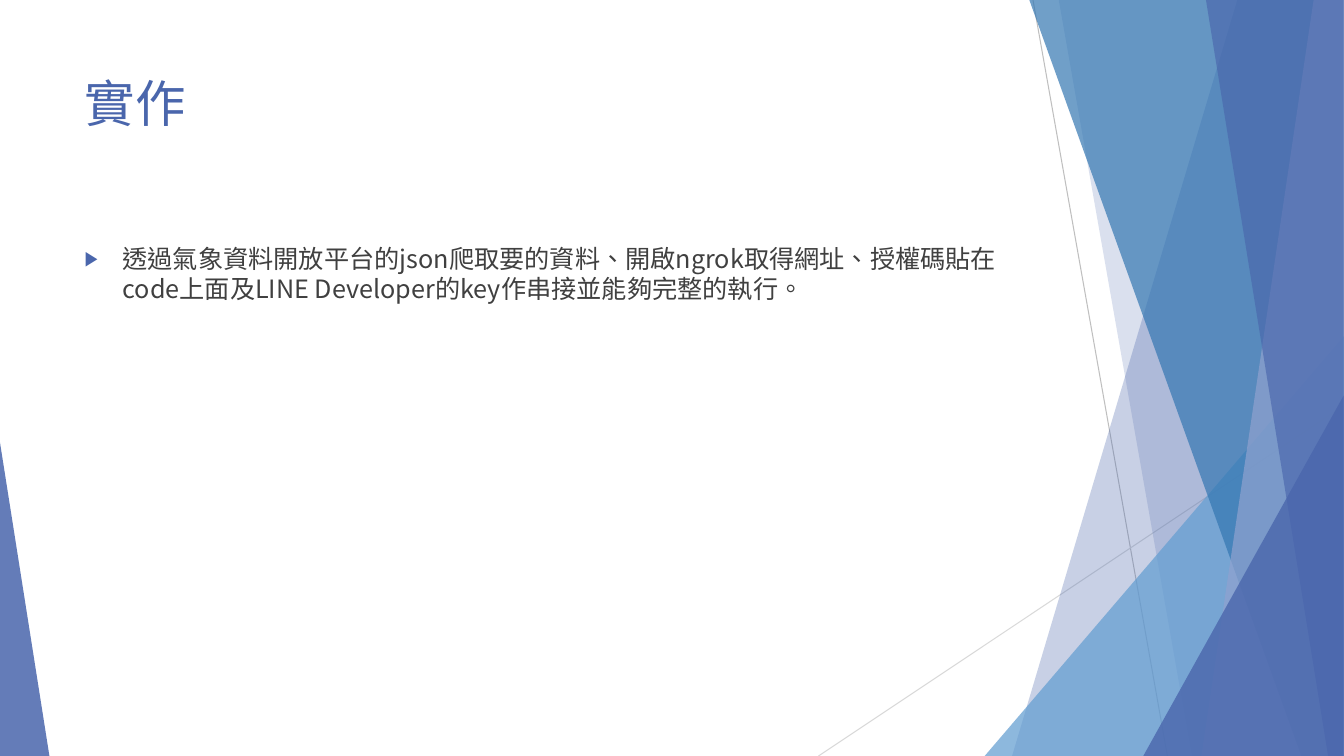
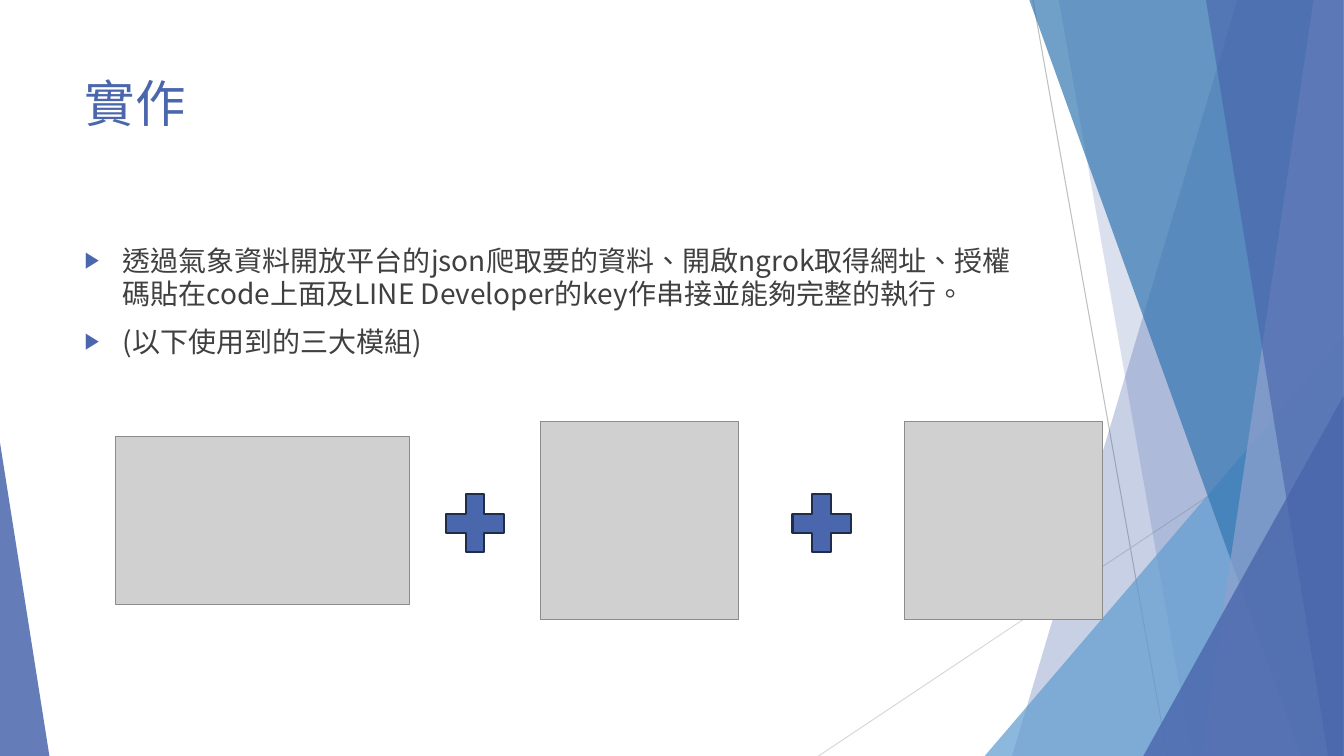
Before and after one commit to LonelyCaesar/line-bot-weather-bot, a slide deck: slide 5 of lineBot氣象小助理.pptx. Drawn at 1344x756 pixels with LibreOffice and Linux fonts; fonts in the diff are those of the drawing; grey boxes stand for pictures. Boxes give left, top, right and bottom in pixels: in the first picture for what was removed or moved away, otherwise in the second. Text is boxed around its words. In the diff, an @@ line names an element or a change of style, - is before the commit and + after.

```diff
--- a/lineBot氣象小助理.pptx
+++ b/lineBot氣象小助理.pptx
@@ text at [123, 247, 1011, 311]: size 18 to 20 pt in "透過氣象資料開放平台的json爬取要的資料、開啟ngrok取得網址、授權碼貼在code上面及LINE Developer ..." @@
@@ text at [123, 328, 423, 358]: paragraph added @@
+▶ (以下使用到的三大模組)
@@ picture added at [116, 437, 410, 605] @@
@@ picture added at [540, 421, 739, 620] @@
@@ picture added at [904, 421, 1103, 620] @@
@@ plus sign added at [436, 484, 515, 564], fill #4A66AC, outline #202D4B 1.5 pt @@
@@ plus sign added at [782, 484, 862, 564], fill #4A66AC, outline #202D4B 1.5 pt @@
```
Also in this commit, not shown: 5 other slides changed.
